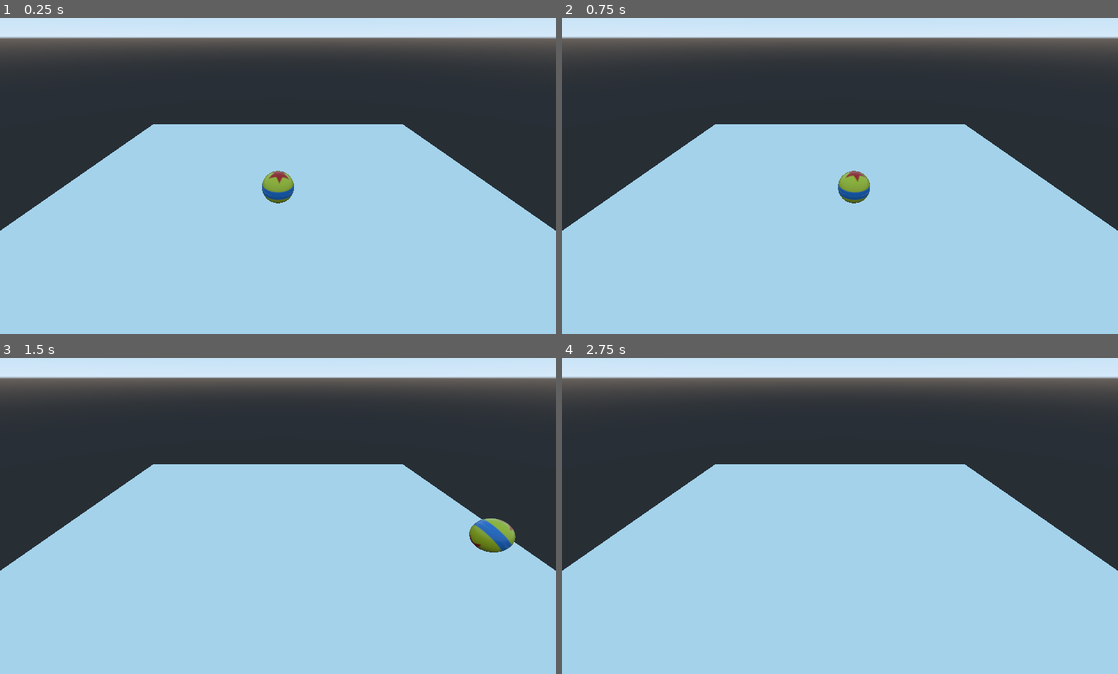
Above: before the commit, frames 1-4 (two rows, left to right).
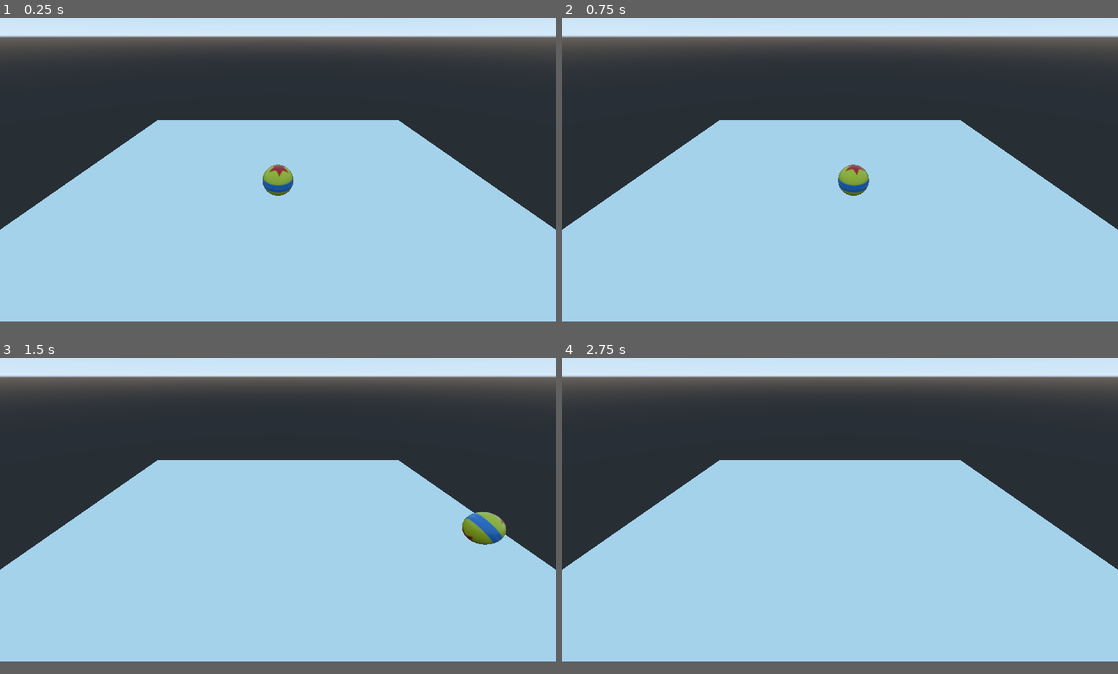
Above: after the commit, the same moments.

Repository: gmastergreatee/MyGodotGames
Game: Godot game, scene res://levels/Level_1.tscn
Two runs of this game, one before a commit and one after it. Both use one fixed random seed, a clock stepped at 60 frames per second and the inputs below. The project has no main scene, so this scene is started directly.
Inputs:
- Up to frame 1 (0.25 s): no input
- Up to frame 2 (0.75 s): tap Enter at 0.5 s; hold Right (ui_right) from 0.53 s (still down)
- Up to frame 3 (1.5 s): release Right (ui_right) at 1.28 s; hold Down (ui_down) from 1.28 s (still down)
- Up to frame 4 (2.75 s): release Down (ui_down) at 2.03 s; hold Right (ui_right) from 2.03 s (still down)
In our replay, the window is 800x468 before the commit and 800x450 after it. These sizes can differ from the game's own. Grey fills any space a smaller window leaves; there, only what the larger window draws over its background counts as a difference.

The runs differ from the first frame. In frame 1, 2.0% of the frame differs, in the area x 0-100%, y 5-68%; in frame 2, 2.0%; in frame 3, 2.1%; in frame 4, 1.5%.

Commit message:
[Basic Move and Dodge Game] Fixed player mesh rotation & changed game window size

Diff:
--- a/Basic Move and Dodge Game/project.godot
+++ b/Basic Move and Dodge Game/project.godot
@@ -17,6 +17,12 @@
 
 config/name="Basic Move And Dodge Game"
 config/icon="res://icon.png"
+
+[display]
+
+window/size/width=1280
+window/size/height=720
+window/size/resizable=false
 
 [input]
 
--- a/Basic Move and Dodge Game/scripts/Player.gd
+++ b/Basic Move and Dodge Game/scripts/Player.gd
@@ -16,10 +16,10 @@
 		velocity.x = reset_move(delta, velocity.x)
 	elif Input.is_action_pressed("ui_left"):
 		velocity.x -= Speed * delta * Friction
-		rotate_z(deg2rad(RotateSpeed))
+		$MeshInstance.rotate_z(deg2rad(RotateSpeed))
 	elif Input.is_action_pressed("ui_right"):
 		velocity.x += Speed * delta * Friction
-		rotate_z(-deg2rad(RotateSpeed))
+		$MeshInstance.rotate_z(-deg2rad(RotateSpeed))
 	else:
 		velocity.x = reset_move(delta, velocity.x)
 
@@ -27,10 +27,10 @@
 		velocity.z = reset_move(delta, velocity.z)
 	elif Input.is_action_pressed("ui_up"):
 		velocity.z -= Speed * delta * Friction
-		rotate_x(-deg2rad(RotateSpeed))
+		$MeshInstance.rotate_x(-deg2rad(RotateSpeed))
 	elif Input.is_action_pressed("ui_down"):
 		velocity.z += Speed * delta * Friction
-		rotate_x(deg2rad(RotateSpeed))
+		$MeshInstance.rotate_x(deg2rad(RotateSpeed))
 	else:
 		velocity.z = reset_move(delta, velocity.z)
 
